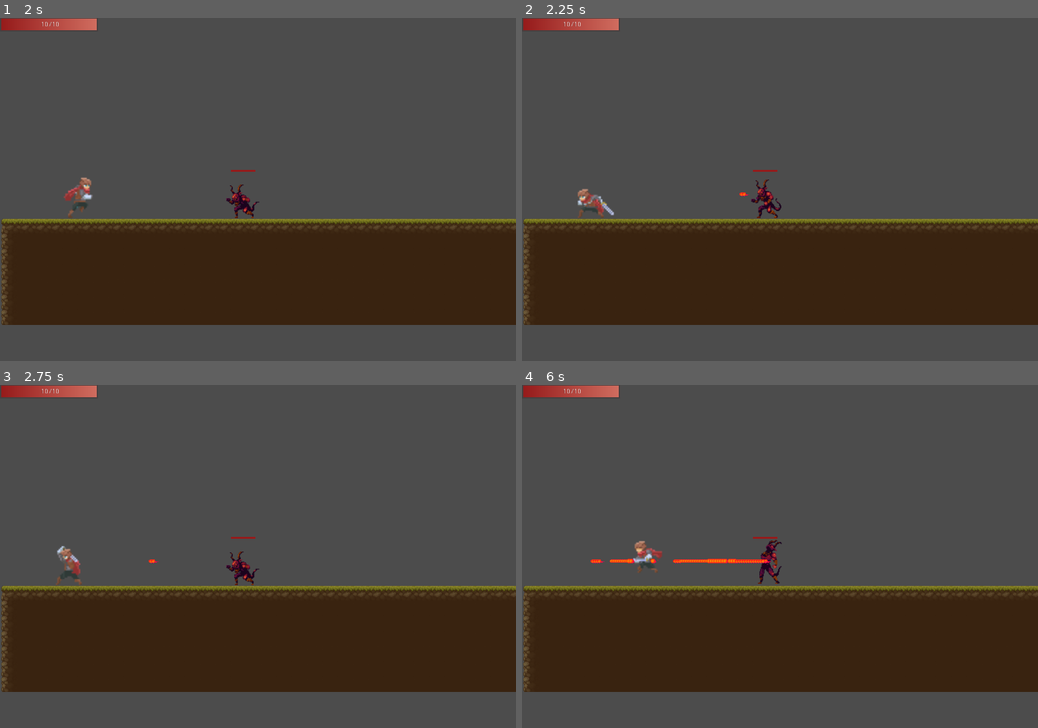
Above: before the commit, frames 1-4 (two rows, left to right).
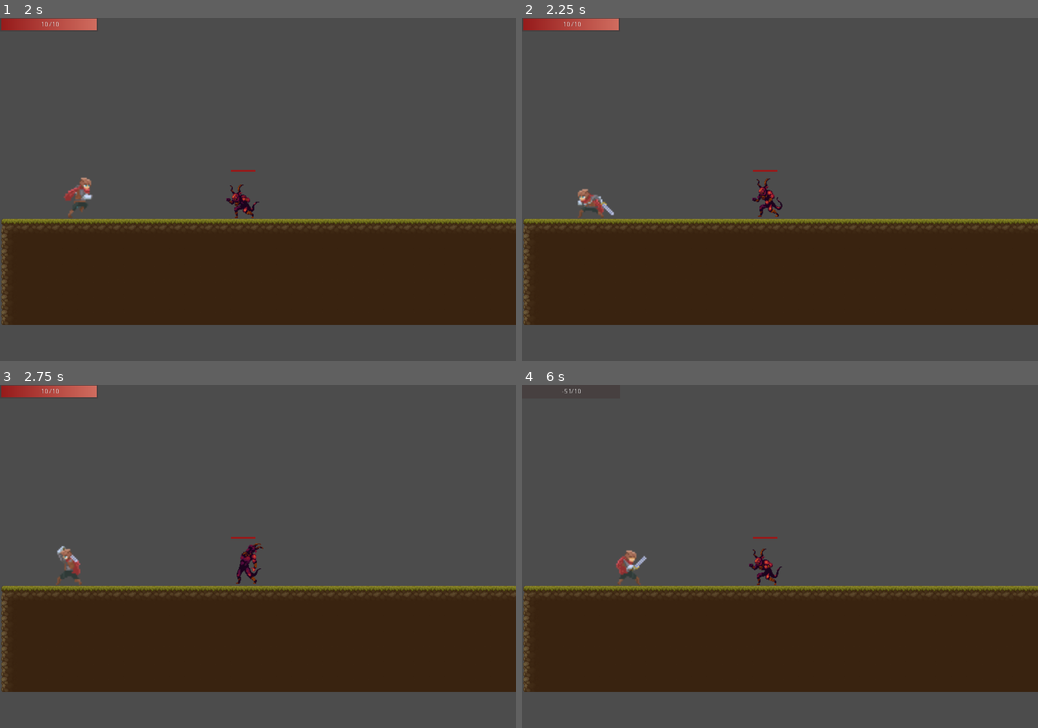
Above: after the commit, the same moments.

Repository: ArtyomKr/2d-scroller-demo
Game: Godot game, scene res://scenes/Main.tscn
Same seed, same stepped clock (60 frames per second), same inputs: the game is played once before the commit and once after it.
Inputs (mouse positions are in pixels of both pictures, inside the frame that each line leads up to):
- Up to frame 1 (2 s): move the mouse to (371, 172) at 0.52 s; hold Right (ui_right) from 0.53 s (still down); click (371, 172) at 0.6 s; tap Space (jump) at 0.77, 1.52 s; move the mouse to (154, 206) at 1.27 s; click (154, 206) at 1.35 s
- Up to frame 2 (2.25 s): move the mouse to (831, 114) at 2.02 s; release Right (ui_right) at 2.03 s; hold Left (ui_left) from 2.03 s (still down); click (831, 114) at 2.1 s
- Up to frame 3 (2.75 s): keep holding Left (ui_left)
- Up to frame 4 (6 s): move the mouse to (754, 625) at 2.77 s; release Left (ui_left) at 2.78 s; hold Right (ui_right) 2.78-4.28 s; click (754, 625) at 2.85 s; tap Space (jump) at 3.02, 3.77, 4.52 s; move the mouse to (934, 607) at 3.52 s; click (934, 607) at 3.6 s; move the mouse to (625, 505) at 4.27 s; hold Left (ui_left) 4.28-5.03 s; click (625, 505) at 4.35 s; move the mouse to (805, 556) at 5.02 s; hold Right (ui_right) 5.03-5.78 s; click (805, 556) at 5.1 s; move the mouse to (702, 470) at 5.77 s; hold Left (ui_left) from 5.78 s (still down); click (702, 470) at 5.85 s

Frame 1 is identical in both runs. In frame 2, 0.2% of the frame differs, in the area x 42-51%, y 46-59%; in frame 3, 0.4%; in frame 4, 1.7%, in the area x 0-51%, y 0-59%.
Error after the commit: Invalid get index 'global_position' (on base: 'Nil'). (res://scenes/actors/enemies/Demon/Demon.gd:116)

Commit message:
feat: fix player hp bar, add timer to demon attacks

Diff:
--- a/scenes/Main.tscn
+++ b/scenes/Main.tscn
@@ -21,3 +21,5 @@
 [node name="CanvasLayer" type="CanvasLayer" parent="."]
 
 [node name="PlayerHPBar" parent="CanvasLayer" instance=ExtResource( 5 )]
+
+[connection signal="hit" from="Player" to="CanvasLayer/PlayerHPBar" method="_on_Player_hit"]
--- a/scenes/actors/enemies/Demon/Demon.gd
+++ b/scenes/actors/enemies/Demon/Demon.gd
@@ -32,8 +32,7 @@
 
 func _physics_process(_delta):
 	manage_state()
-	print(_state)
-	print(target)
+	print($AttackTimer.is_stopped())
 
 
 func start(pos: Vector2):
@@ -66,6 +65,7 @@
 			if target:
 				var target_direction = target.global_position.direction_to(global_position)
 				$AnimatedSprite.flip_h = target_direction.x < 0
+
 				_state = STATE.ATTACKING
 			elif $AlertTimer.is_stopped():
 				_state = STATE.IDLE
@@ -87,18 +87,20 @@
 
 			pass
 		STATE.ATTACKING:
-			if target:
+			if $AttackTimer.is_stopped():
+				$AnimationPlayer.play("attack")
+				yield($AnimationPlayer, "animation_finished")
 				attack(target)
-			else:
-				 _state = STATE.ALERTED
-
-			current_animation = "attack"
+				$AttackTimer.start(rand_range(0.5, 3.0))
+			pass
 		STATE.HURT:
 			current_animation = "hurt"
+			pass
 		STATE.DEAD:
 			$AnimationPlayer.play("die")
 			yield($AnimationPlayer, "animation_finished")
 			destroy()
+			pass
 
 	if current_animation != $AnimationPlayer.assigned_animation:
 		$AnimationPlayer.play(current_animation)
@@ -108,6 +110,7 @@
 	_state = STATE.ALERTED
 
 
+#TODO: rewrite attack function
 func attack(target: Node):
 	var fireball = FireBall.instance()
 	var target_direction = target.global_position.direction_to(global_position)
--- a/scenes/actors/enemies/Demon/Demon.tscn
+++ b/scenes/actors/enemies/Demon/Demon.tscn
@@ -399,5 +399,8 @@
 wait_time = 10.0
 one_shot = true
 
+[node name="AttackTimer" type="Timer" parent="."]
+one_shot = true
+
 [connection signal="body_entered" from="DetectionArea" to="." method="_on_DetectionArea_body_entered"]
 [connection signal="body_exited" from="DetectionArea" to="." method="_on_DetectionArea_body_exited"]
